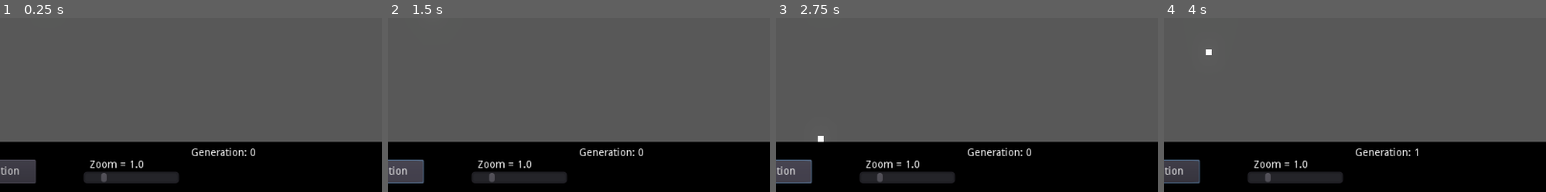
Above: before the commit, frames 1-4 (left to right).
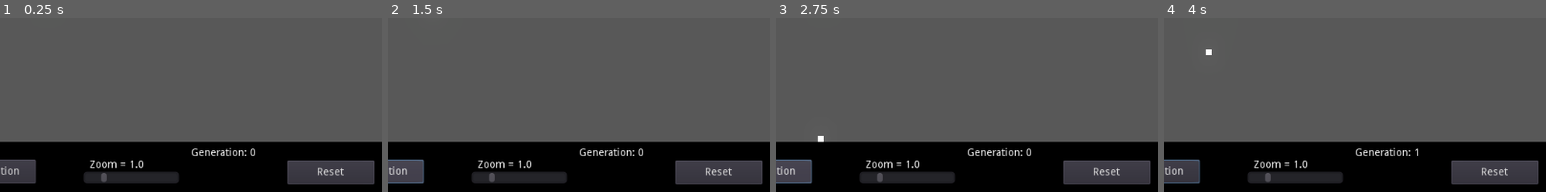
Above: after the commit, the same moments.

Repository: ron0studios/Evolving-Cars
Game: Godot game, scene res://game.tscn
The game is run twice, just before and just after one commit, with the same random seed, the same clock (stepped at 60 frames per second) and the same inputs.
Inputs (mouse positions are % of the whole screen's width and height, from its top left):
- Up to frame 1 (0.25 s): no input
- Up to frame 2 (1.5 s): click (56, 90) at 0.5 s, where only the run after the commit has a clickable "Reset"; click "Start generation" at 1.25 s
- Up to frame 3 (2.75 s): click "Start generation" at 2 s
- Up to frame 4 (4 s): click "Start generation" at 2.75 s; tap Enter at 3.5 s; move the mouse to (72, 30) at 3.52 s; tap Middle mouse button (drag) at 3.6 s; click (72, 30) at 3.67 s
The pictures show only the part of the screen within x 12-62%, y 46-96%; the shares and areas given below are measured in that part.

The runs differ from the first frame. In frame 1, 3.1% of the frame differs, in the area x 75-98%, y 81-96%; in frame 2, 3.1%; in frame 3, 3.1%; in frame 4, 3.1%.
Error in both runs: Invalid type in built-in function 'pow'. Cannot convert argument 1 from Nil to float. (res://Genetic.gd:144)

Commit message:
Added reset button

Diff:
--- a/Genetic.gd
+++ b/Genetic.gd
@@ -14,9 +14,9 @@
 	var outgen = []
 	var randomizer = RandomNumberGenerator.new() # to create new seed
 
-	for i in range(gensize):
+	for _i in range(gensize):
 		var gene = [[],[],[],[],[]] # for one organism
-		for j in range(8):
+		for _j in range(8):
 			gene[0].append(randomizer.randf_range(-1,1)) # x coord
 			gene[1].append(randomizer.randf_range(-1,1)) # y coord
 			gene[2].append(round(randf())) # wheelenabled
@@ -34,7 +34,7 @@
 	for i in fitset:
 		wheel += i
 
-	for i in range(2):
+	for _i in range(2):
 		var pick = rand_range(0,wheel)
 		var current = 0
 		for j in fitset:
@@ -47,7 +47,7 @@
 	var selection = []
 	var rng = RandomNumberGenerator.new()
 	rng.randomize()
-	for i in range(size):
+	for _i in range(size):
 		selection.append(set[rng.randi_range(0,gensize-1)])
 	return selection
 
@@ -98,9 +98,9 @@
 		set[i].append(genfitness[-1][i])
 
 	set.sort_custom(self, "fitcomp")
-	for i in range(2):
+	for _i in range(2):
 		var tournament = []
-		for j in range(tsize):
+		for _j in range(tsize):
 			tournament.append(set[rand_range(0,gensize-1)])
 
 		tournament.sort_custom(self,"fitcomp")
@@ -149,12 +149,3 @@
 
 func _enter_tree():
 	generations.append(randomgen())
-
-# Called when the node enters the scene tree for the first time.
-func _ready():
-	pass # Replace with function body.
-
-
-# Called every frame. 'delta' is the elapsed time since the previous frame.
-func _process(delta):
-	pass
--- a/game.gd
+++ b/game.gd
@@ -1,17 +1,13 @@
 extends Node2D
 
 
-# Declare member variables here. Examples:
-# var a = 2
-# var b = "text"
 var genpassed = 0
 
-# Called when the node enters the scene tree for the first time.
+
 func _ready():
 	Engine.time_scale = 3
-	pass # Replace with function body.
 
-func _physics_process(delta):
+func _physics_process(_delta):
 	# num cars that have finished
 	var donecount = 0
 	for i in $cars.get_children():
@@ -20,28 +16,37 @@
 	if donecount == Genetic.gensize:
 		end()
 
-func _on_Button_pressed():
+func _on_StartButton_pressed():
 	for i in range(Genetic.gensize):
 		var newthing = preload("res://thing.tscn").instance()
 		newthing.cardata = Genetic.generations[-1][i]
 		newthing.call_deferred("set_global_position",Vector2(184,320))
 		$cars.call_deferred("add_child",newthing)
 
-	pass # Replace with function body.
 
+func _on_ResetButton_pressed():
+	genpassed = 0
+	Genetic.generations = []
+	Genetic.generations.append(Genetic.randomgen())
+	Genetic.genfitness = []
+	for i in $cars.get_children():
+		i.queue_free()
+
+	for i in $RoadGeneration.get_children():
+		i.queue_free()
+
+	$HUD/Label.text = "Generation: " + str(genpassed)
 
 
 func _on_HScrollBar_value_changed(value):
 	$cam.zoom = Vector2(value,value)
 	$HUD/zoomlabel.text = "Zoom: "+str($HUD/HScrollBar.max_value-value)
-	pass # Replace with function body.
 
 
 # terminate simulation
 func end():
 	var all = []
 	for i in $cars.get_children():
-
 		all.append(Genetic.fitness(i.distance,i.wheelsum,i.lifetime))
 	Genetic.genfitness.append(all)
 
@@ -52,4 +57,4 @@
 		i.queue_free()
 	genpassed += 1
 	$HUD/Label.text = "Generation: " + str(genpassed)
-	_on_Button_pressed()
+	_on_StartButton_pressed()
--- a/game.tscn
+++ b/game.tscn
@@ -50,7 +50,7 @@
 "_edit_use_anchors_": false
 }
 
-[node name="Button" type="Button" parent="HUD"]
+[node name="StartButton" type="Button" parent="HUD"]
 margin_left = 32.0
 margin_top = 536.0
 margin_right = 176.0
@@ -101,6 +101,16 @@
 "_edit_use_anchors_": false
 }
 
+[node name="ResetButton" type="Button" parent="HUD"]
+margin_left = 513.0
+margin_top = 537.0
+margin_right = 630.0
+margin_bottom = 569.0
+text = "Reset"
+__meta__ = {
+"_edit_use_anchors_": false
+}
+
 [node name="cars" type="Node2D" parent="."]
 
 [node name="cam" type="Camera2D" parent="."]
@@ -108,5 +118,6 @@
 current = true
 script = ExtResource( 1 )
 
-[connection signal="pressed" from="HUD/Button" to="." method="_on_Button_pressed"]
+[connection signal="pressed" from="HUD/StartButton" to="." method="_on_StartButton_pressed"]
 [connection signal="value_changed" from="HUD/HScrollBar" to="." method="_on_HScrollBar_value_changed"]
+[connection signal="pressed" from="HUD/ResetButton" to="." method="_on_ResetButton_pressed"]
--- a/project.godot
+++ b/project.godot
@@ -20,6 +20,7 @@
 
 [display]
 
+window/size/resizable=false
 window/stretch/aspect="keep"
 
 [input]
--- a/thing.gd
+++ b/thing.gd
@@ -32,7 +32,7 @@
 		arr.append(Vector2.ZERO)
 		newtriangle.set_polygon(arr)
 		add_child(newtriangle)
-	var newtriangle = CollisionPolygon2D.new()
+	var _newtriangle = CollisionPolygon2D.new()
 	var arr = []
 	arr.append(Vector2(cardata[0][7]*size,cardata[1][7]*size))
 	arr.append(Vector2(cardata[0][0]*size,cardata[1][0]*size))
@@ -56,7 +56,7 @@
 
 
 
-func _physics_process(delta):
+func _physics_process(_delta):
 	#$debuglabel.text = str(linear_velocity)
 	if linear_velocity.x > 20:
 		$idletimer.stop()
--- a/wheel.gd
+++ b/wheel.gd
@@ -11,7 +11,7 @@
 	angular_velocity = turningspeed
 	pass # Replace with function body.
 
-func _physics_process(delta):
+func _physics_process(_delta):
 	angular_velocity = turningspeed
 # Called every frame. 'delta' is the elapsed time since the previous frame.
 #func _process(delta):
Not shown, changed: icon.png.import
Not shown: 1 places in wheel.tscn that only renumber resources
